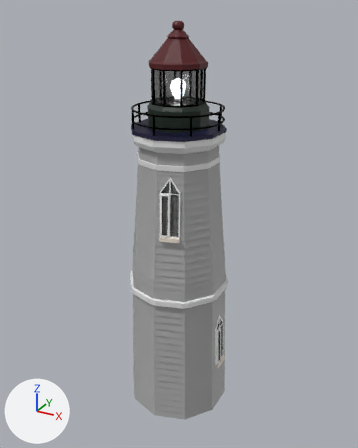
Two versions of the Blender file Foghorn/Assets/Blender/Lighthouse.blend, one commit apart.
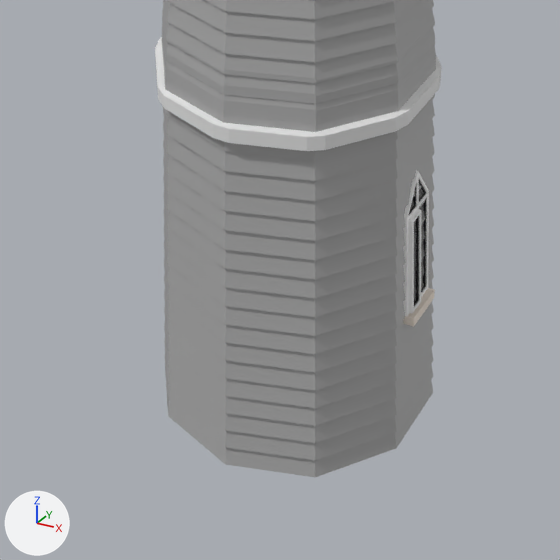
Each version appears first whole from a camera (50 mm lens) standing at (12.13, -21.98, 21.84) and looking at (-0.11, 0.28, 10.71), and next in a close-up on the part from 22% to 75% of the width and 57% to 100% of the height. The axes (+X, +Y, +Z) are drawn at lower left. The lights are the same throughout.

The first close-up shows 'MainBody.001', 'MainBody.002', 'Ring Mid', 'Window'.
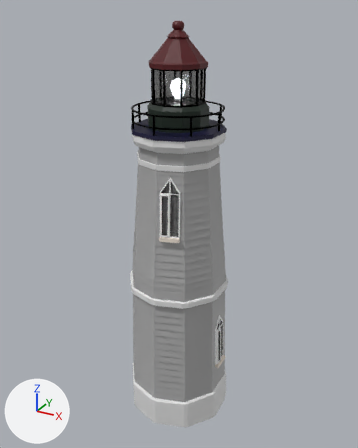
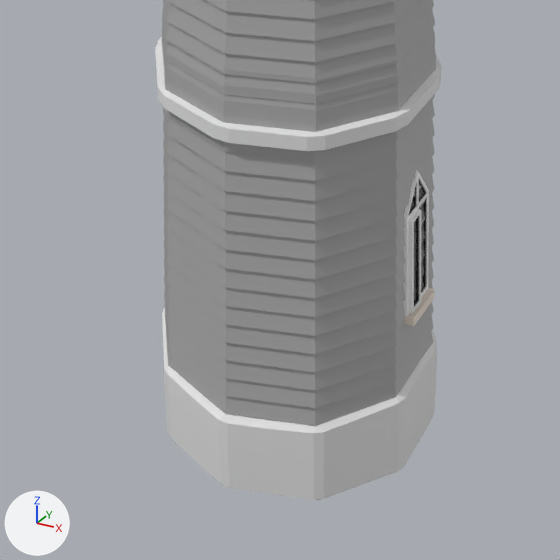
Changed parts and their boxes [x1, y1, x2, y2] in the close-ups (560 x 560 px):
```json
{"object": "Base", "change": "shown", "after": [162, 307, 437, 500]}
```

Scene script edits in JSON lines:
```json
{"op": "remove", "block": "ob_base", "code": "ob_base.hide_set(True)"}
```
